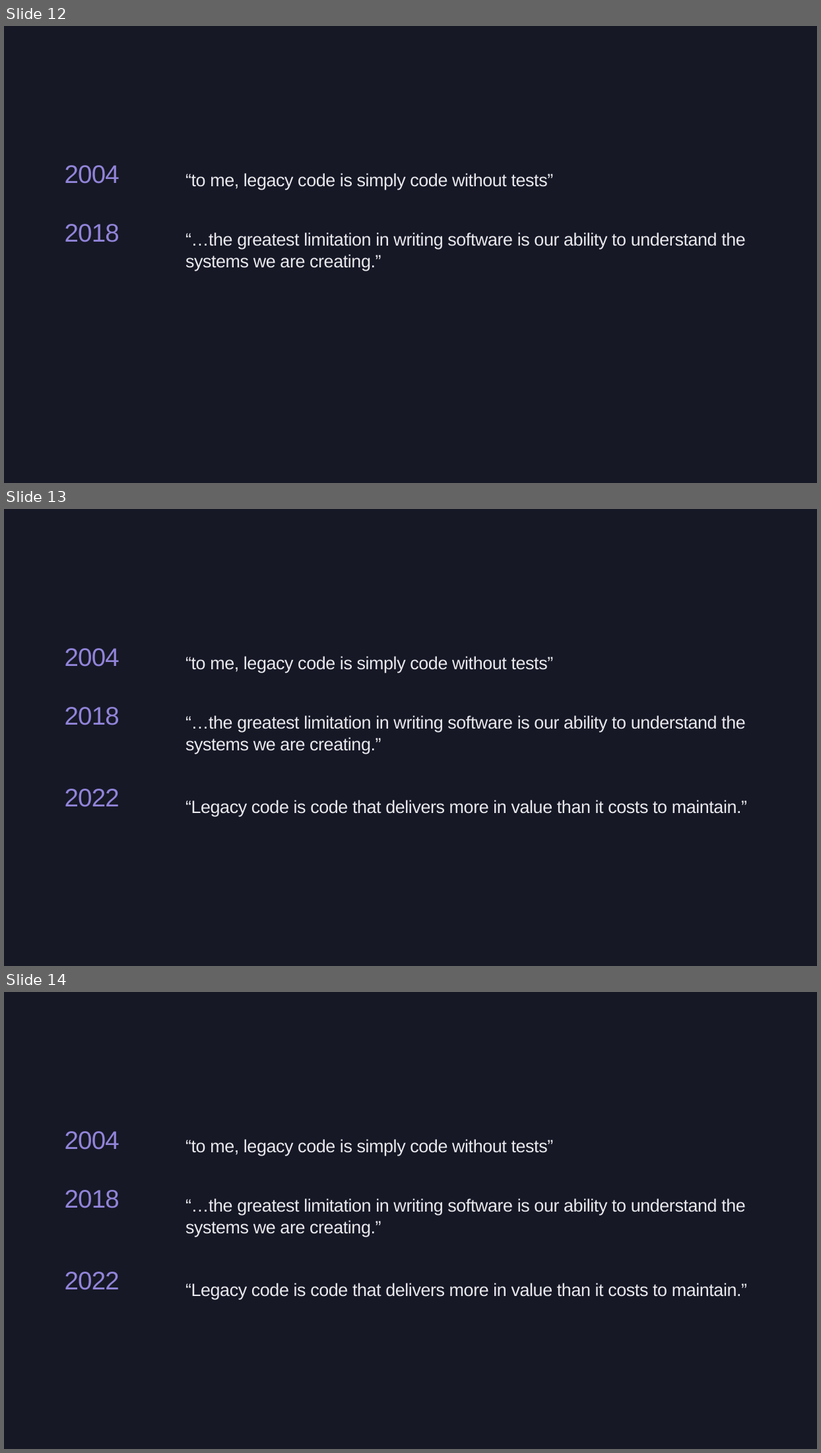
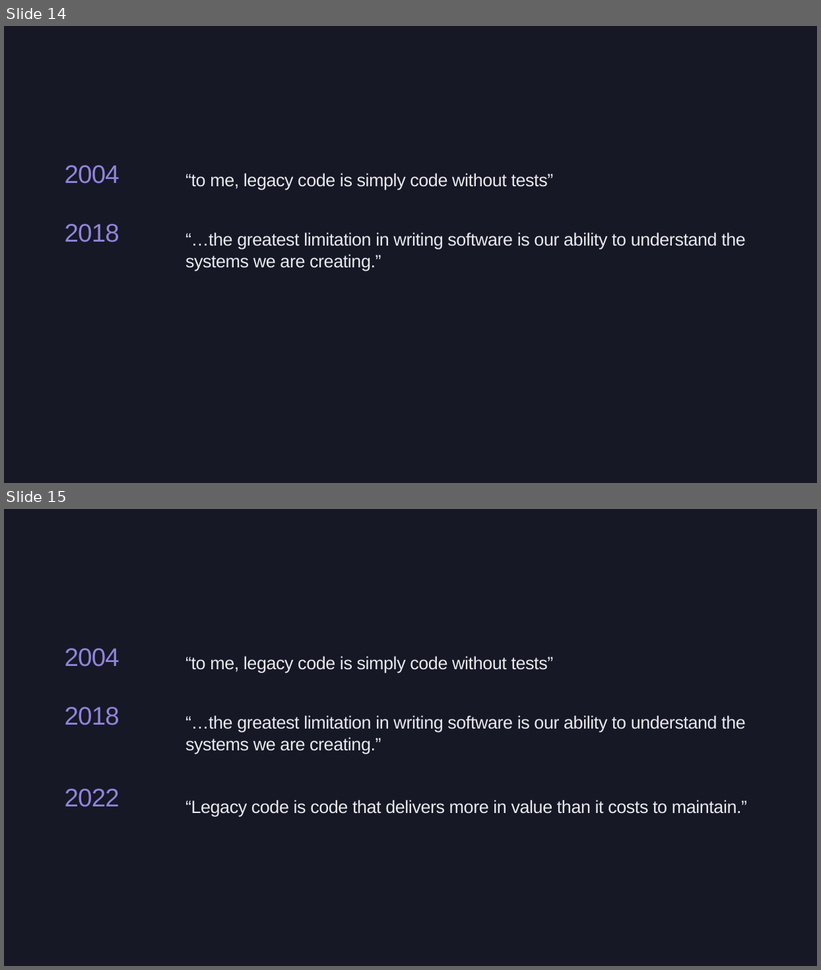
Before and after one commit to Bradleywboggs/ai-assisted-legacy-refactors-kcdc-2026, a slide deck: AI_Assisted_Legacy_Refactors.pptx. Shown one above the other, each under a label of ours: slides 12, 13 and 14 before the commit, slides 14 and 15 after it. The pictures are 821x1453 and 821x970 pixels, drawn with LibreOffice and Linux fonts; fonts in the diff are those of the drawing. Boxes give left, top, right and bottom in pixels: in the first picture for what was removed or moved away, otherwise in the second. Text is boxed around its words. In the diff, an @@ line names an element or a change of style, - is before the commit and + after.

```diff
--- a/AI_Assisted_Legacy_Refactors.pptx
+++ b/AI_Assisted_Legacy_Refactors.pptx
@@ slide 13 removed at (x1=4, y1=509, x2=817, y2=966), background #161826 @@
@@ text removed at (x1=65, y1=648, x2=120, y2=667) @@
-2004
@@ text removed at (x1=186, y1=656, x2=554, y2=673) @@
-“to me, legacy code is simply code without tests”
@@ text removed at (x1=65, y1=707, x2=120, y2=725) @@
-2018
@@ text removed at (x1=186, y1=716, x2=746, y2=754) @@
-“…the greatest limitation in writing software is our ability to understand the systems we are creating.”
@@ text removed at (x1=65, y1=789, x2=120, y2=807) @@
-2022
@@ text removed at (x1=186, y1=800, x2=747, y2=817) @@
-“Legacy code is code that delivers more in value than it costs to maintain.”
@@ what was slide 12 is now slide 14 @@
@@ what was slide 14 is now slide 15 @@
```
Also in this commit, not shown: 2 slides changed, 2 slides added, 2 other slides removed.
